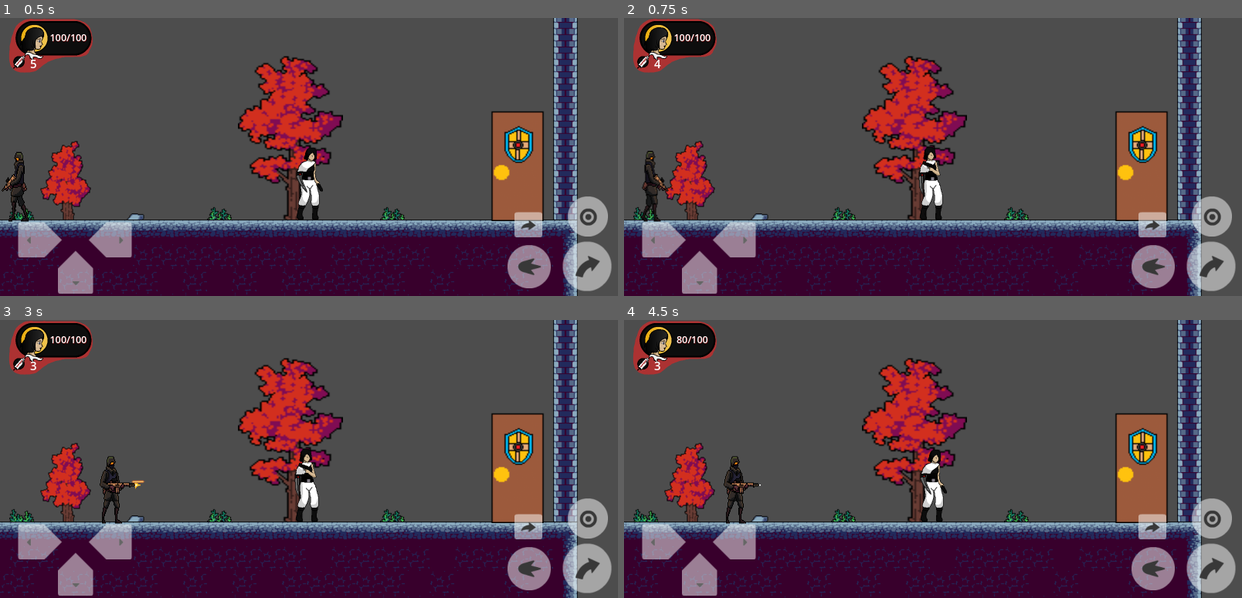
Above: before the commit, frames 1-4 (two rows, left to right).
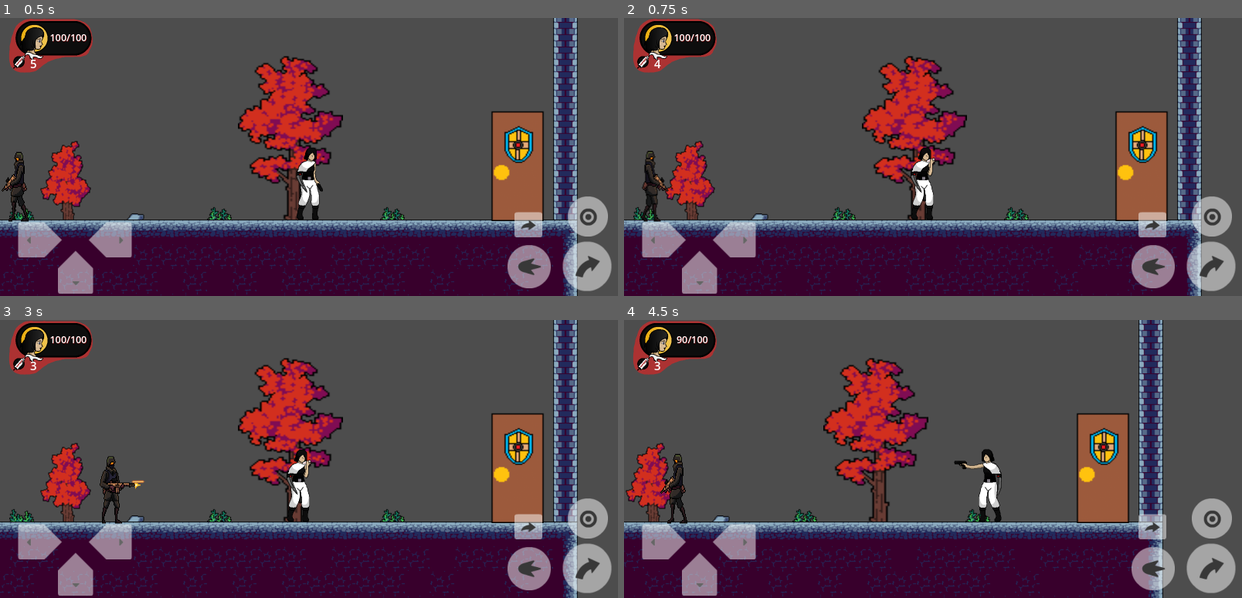
Above: after the commit, the same moments.

Repository: Corsa-Technologies/Terra1-seguro
Game: Godot game, scene res://Níveis/Nível1/Nível 1.tscn
Two runs of this game, one before a commit and one after it. Both use one fixed random seed, a clock stepped at 60 frames per second and the inputs below. This scene is started directly instead of the project's main scene.
Inputs:
- Up to frame 1 (0.5 s): no input
- Up to frame 2 (0.75 s): tap Enter (ataque) at 0.5 s; hold Right (ui_right) from 0.53 s (still down); tap Tab (cura) at 0.6 s
- Up to frame 3 (3 s): tap Up (ui_up) at 0.77, 1.52 s; tap Delete (dash) at 0.8, 1.35, 2.3 s; tap Tab (cura) at 1.55, 2.85 s; release Right (ui_right) at 2.03 s; hold Left (ui_left) 2.03-2.78 s; hold Enter (ataque) 2.03-2.78 s; hold Right (ui_right) from 2.78 s (still down)
- Up to frame 4 (4.5 s): tap Up (ui_up) at 3.02, 3.77 s; tap Delete (dash) at 3.6 s; release Right (ui_right) at 4.28 s; hold Left (ui_left) from 4.28 s (still down); tap Backspace (tiro) at 4.35 s

Frame 1 is identical in both runs. In frame 2, 0.9% of the frame differs, in the area x 46-52%, y 46-73%; in frame 3, 0.9%; in frame 4, 27%, in the area x 0-94%, y 0-100%.

Commit message:
bugfix cura

Diff:
--- a/Player/playercena.tscn
+++ b/Player/playercena.tscn
@@ -21,9 +21,9 @@
 atlas = ExtResource("2_2ortg")
 region = Rect2(441, 600, 134, 200)
 
-[sub_resource type="AtlasTexture" id="AtlasTexture_le3p5"]
-atlas = ExtResource("2_2ortg")
-region = Rect2(0, 1000, 100, 200)
+[sub_resource type="AtlasTexture" id="AtlasTexture_d34a4"]
+atlas = ExtResource("3_rnmfg")
+region = Rect2(150, 1000, 150, 200)
 
 [sub_resource type="AtlasTexture" id="AtlasTexture_sf70b"]
 atlas = ExtResource("3_rnmfg")
@@ -118,11 +118,11 @@
 }, {
 "frames": [{
 "duration": 1.0,
-"texture": SubResource("AtlasTexture_le3p5")
+"texture": SubResource("AtlasTexture_d34a4")
 }],
 "loop": false,
 "name": &"cura",
-"speed": 1.0
+"speed": 5.0
 }, {
 "frames": [{
 "duration": 1.0,
@@ -221,7 +221,7 @@
 position = Vector2(3, 8)
 scale = Vector2(0.5, 0.485)
 sprite_frames = SubResource("SpriteFrames_g48ma")
-animation = &"dash"
+animation = &"cura"
 
 [node name="CoyoteTimer" type="Timer" parent="."]
 wait_time = 0.15
